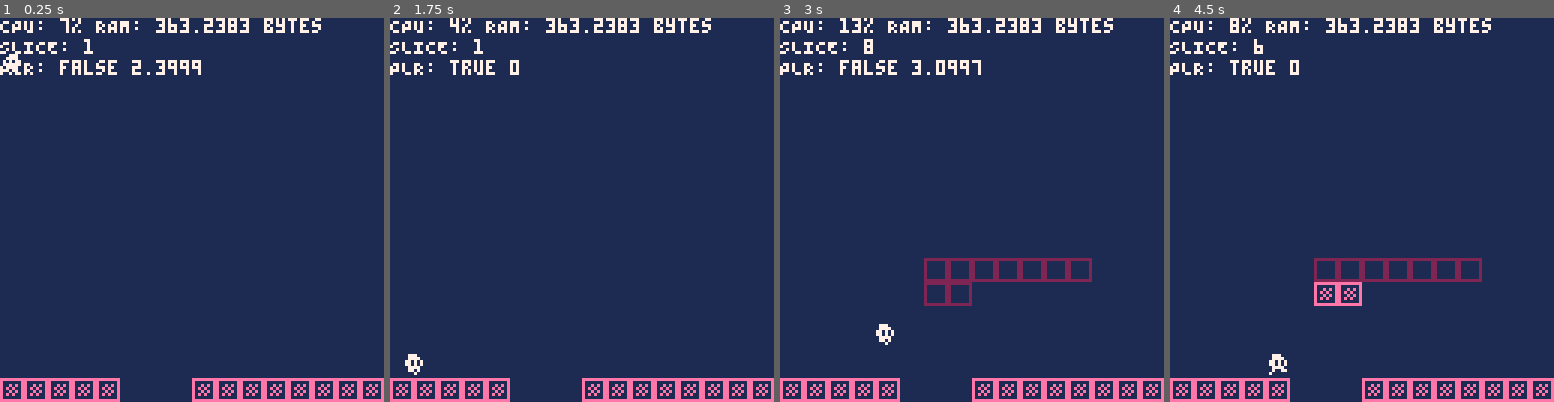
Above: before the commit, frames 1-4 (left to right).
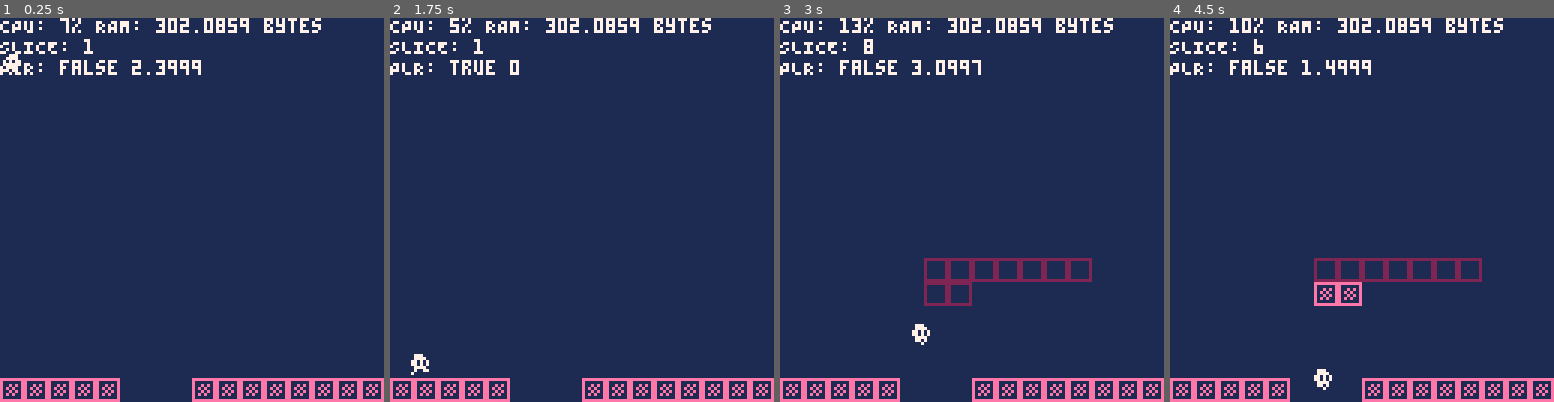
Above: after the commit, the same moments.

Repository: misclicl/revis-pico8
Game: PICO-8 cartridge prot.p8
Two runs of this game, one before a commit and one after it. Both use one fixed random seed, a clock stepped at 60 frames per second and the inputs below.
Inputs:
- Up to frame 1 (0.25 s): no input
- Up to frame 2 (1.75 s): tap X (X key) at 0.33, 1.07 s; tap O (Z key) at 0.7, 1.7 s; hold Right from 1.6 s (still down)
- Up to frame 3 (3 s): tap X (X key) at 1.85, 2.97 s; release Right at 2.1 s; tap O (Z key) at 2.1, 2.5, 2.9 s; hold Up 2.15-2.42 s; hold Right from 2.47 s (still down)
- Up to frame 4 (4.5 s): release Right at 3.03 s; hold Left 3.08-3.58 s; tap O (Z key) at 3.3, 3.7, 4.1 s; hold Right from 4.02 s (still down); tap X (X key) at 4.08 s

The runs differ from the first frame. In frame 1, 0.1% of the frame differs, in the area x 44-65%, y 0-4%; in frame 2, 0.3%; in frame 3, 0.4%; in frame 4, 1.7%, in the area x 15-87%, y 0-97%.

Commit message:
Add jump state

Diff:
--- a/prot.p8
+++ b/prot.p8
@@ -121,14 +121,19 @@
 -->8
 -- player --
 local frames_since_jump = 0
-local IDLE = 0
-local RUN = 1
-local FALL = 2
+local player_x_velocity = 1.4
+local state = { -- state enum
+    IDLE = 0,
+    RUN = 1,
+    JUMP = 2,
+    FALL = 3,
+}
 
 local animations = {
-    [IDLE] = {48, 2, 2},
-    [RUN] = {53, 4, 5},
-    [FALL] = {50, 2, 4}
+    [state.IDLE] = {48, 2, 2},
+    [state.RUN] = {53, 4, 6},
+    [state.FALL] = {50, 2, 4},
+    [state.JUMP] = {50, 1, 1}
 }
 
 function i_plr()
@@ -141,12 +146,14 @@
 end
 
 function get_plr_state()
-    if not plr.on_ground then
-        return FALL
+    if not plr.on_ground and plr.vel_y < 0 then
+        return state.JUMP
+    elseif not plr.on_ground then
+        return state.FALL
     elseif plr.vel_x ~= 0 then
-        return RUN
+        return state.RUN
     else
-        return IDLE
+        return state.IDLE
     end
 end
 
@@ -162,10 +169,10 @@
 
     -- controls --
     if btn(➡️) then
-        plr.proto.vel_x = 1
+        plr.proto.vel_x = player_x_velocity
         plr.proto.f_y = false
     elseif btn(⬅️) then
-        plr.proto.vel_x = -1
+        plr.proto.vel_x = -player_x_velocity
         plr.proto.f_y = true
     else
         plr.proto.vel_x=0
@@ -199,6 +206,8 @@
 
     -- reset position
     if plr.y > 200 then plr.y = 0 end
+    if plr.x >= 127 then plr.x = -7 end
+    if plr.x < -7 then plr.x = 127 end
 
     plr.state = get_plr_state()
 
@@ -282,12 +291,6 @@
 lr_w = 16
 lr_h = 8
 
-
-lvl={
-    layers = {}
-}
-
-
 function create_layer()
     local layer = {}
 
@@ -346,8 +349,6 @@
             end
         end
     end
-
-    lvl.layers[li+1] = layer
 end
 
 function i_lvl()
@@ -378,41 +379,6 @@
         elseif(entry.z < plr.z) then
             spr(20, pos_x, pos_y)
         end
-    end
-end
-
--- TODO: handle front/back tiles at the wrapping "seam"
-function d_layer(layer_idx)
-    local layer = lvl.layers[layer_idx]
-    local slice_idx = plr.z + 1
-
-    for col_i = 1,lr_w do
-        local col = layer[col_i]
-
-
-        local sprite_back =
-            col[(slice_idx - 1) % lr_h] ~= 0 and
-            col[(slice_idx - 1) % lr_h] ~= nil
-        local sprite_curr = col[slice_idx] ~= 0
-        local sprite_front = col[(slice_idx + 1) % lr_h] ~= 0
-
-        local sprite = 0
-
-        if sprite_back then
-            sprite = front_far
-        end
-
-        if sprite_curr then
-            if (not sprite_back and not sprite_front) then sprite = single
-            elseif sprite_back and sprite_front then sprite = inside
-            elseif not sprite_back then sprite = backface
-            else sprite = front end
-        end
-
-        local screen_x = (col_i - 1) * block_width
-        local screen_y = scr_btm - layer_idx * 8
-
-        spr(sprite, screen_x, screen_y)
     end
 end
 
